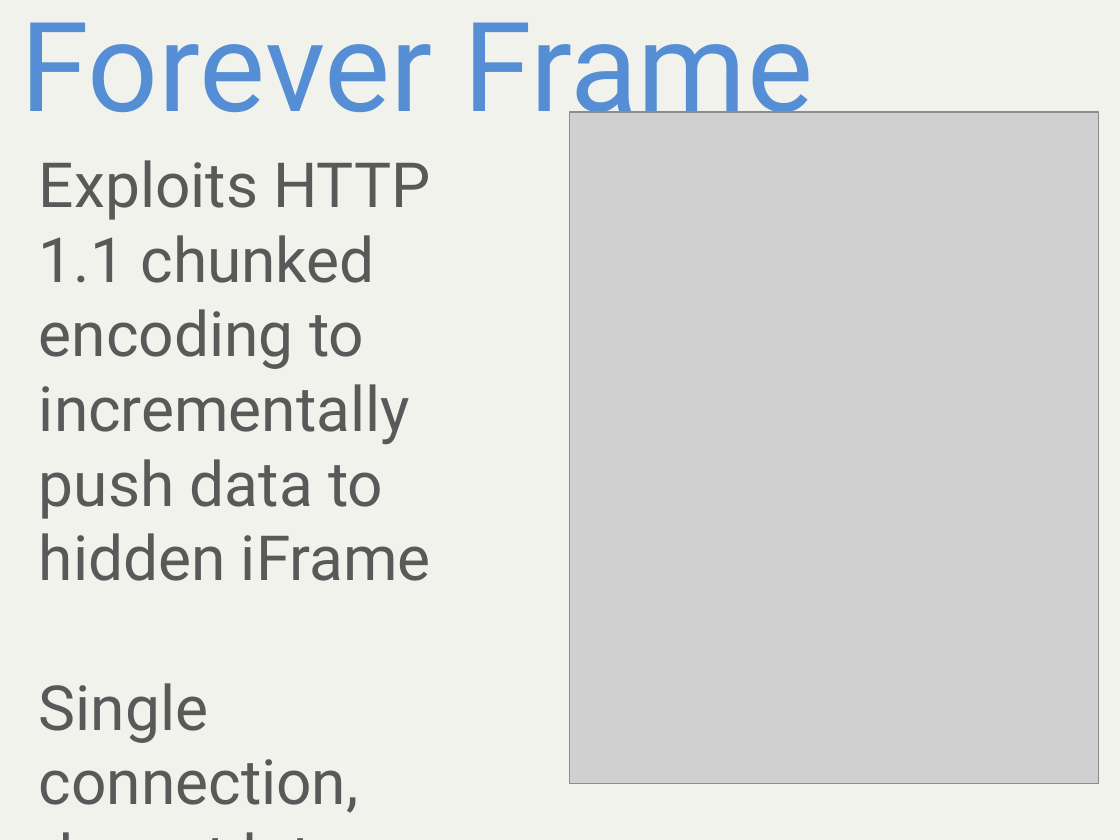
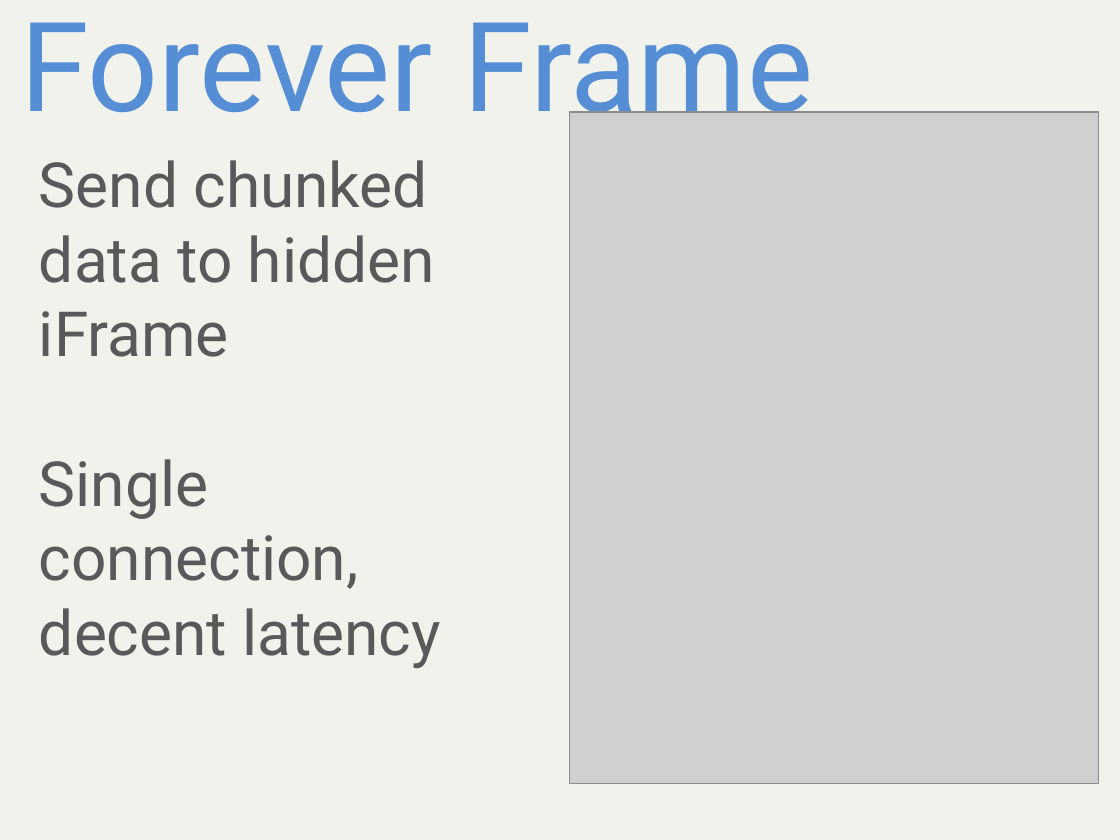
Before and after one commit to alani/Talks, a slide deck: slide 14 of SignalR-Intro/SignalRIntro.pptx. Drawn at 1120x840 pixels with LibreOffice and Linux fonts; fonts in the diff are those of the drawing; grey boxes stand for pictures. Boxes give left, top, right and bottom in pixels: in the first picture for what was removed or moved away, otherwise in the second. Text is boxed around its words. In the diff, an @@ line names an element or a change of style, - is before the commit and + after.

```diff
--- a/SignalR-Intro/SignalRIntro.pptx
+++ b/SignalR-Intro/SignalRIntro.pptx
@@ text at <box>39,160,435,357</box>: text changed @@
-Exploits HTTP 1.1 chunked encoding to incrementally push data to hidden iFrame
+Send chunked data to hidden iFrame
```
Also in this commit, not shown: 3 other slides changed, 1 other file.
